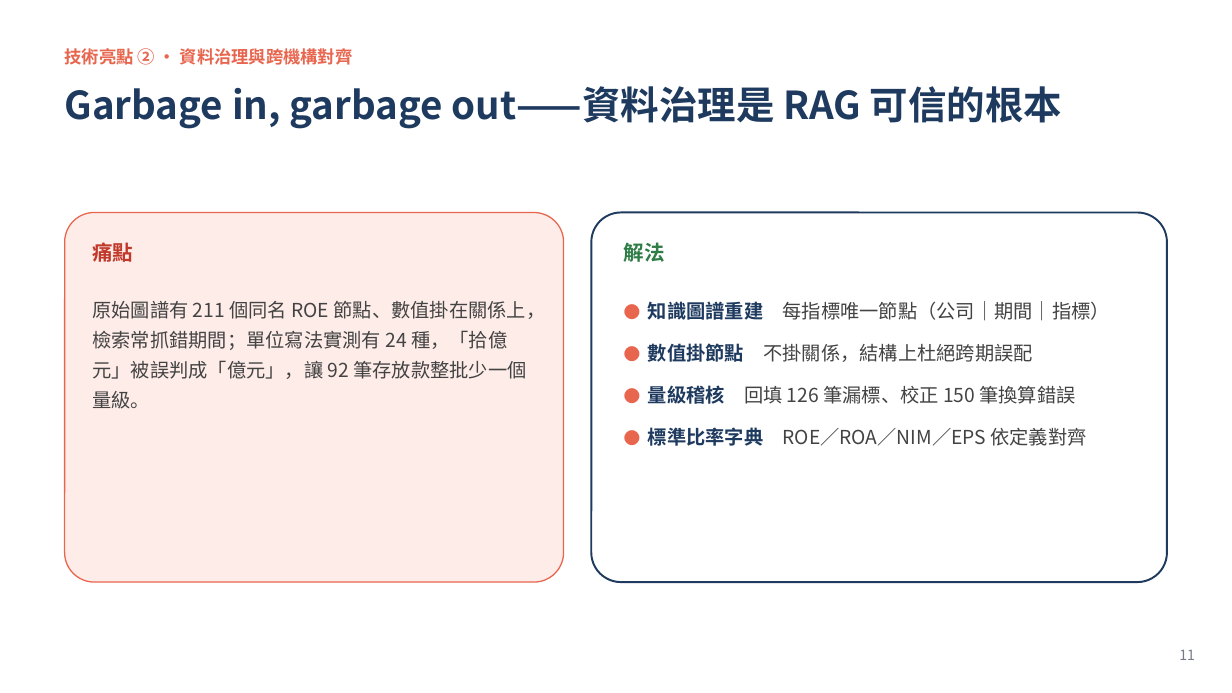
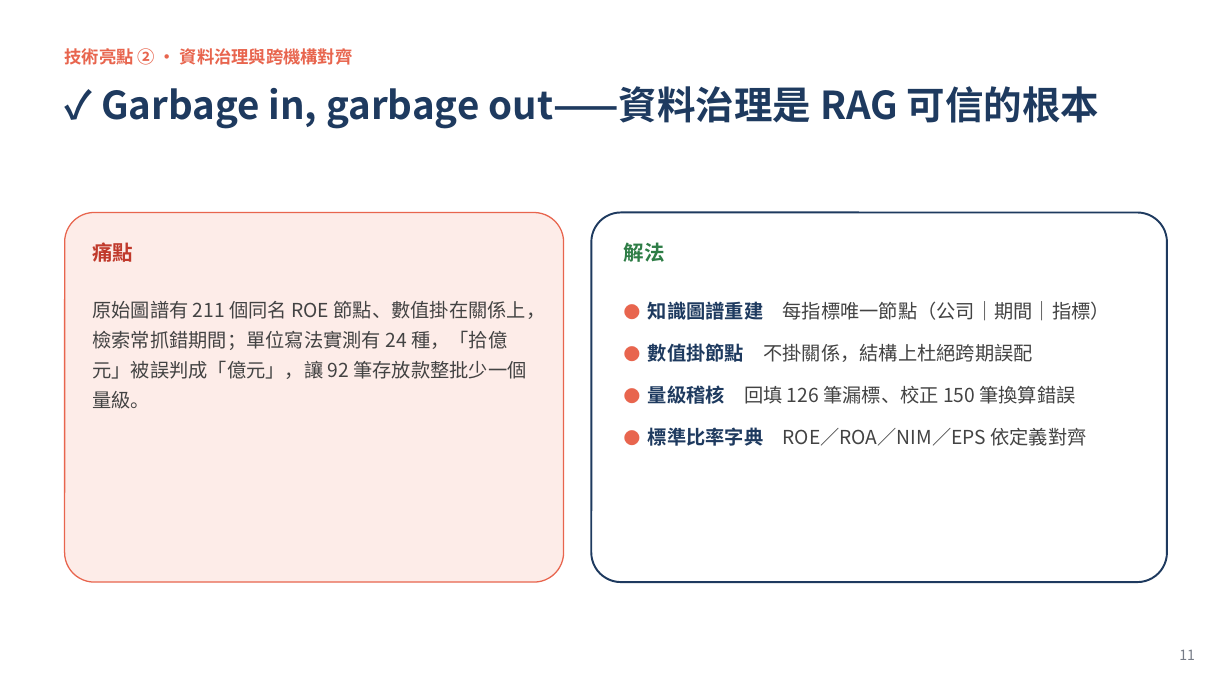
Before and after one commit to WangChiaChen/hybrid-rag-project, a slide deck: slide 13 of 簡報與文件/比賽簡報_升級版.pptx. Drawn at 1232x693 pixels with LibreOffice and Linux fonts; fonts in the diff are those of the drawing. Boxes give left, top, right and bottom in pixels: in the first picture for what was removed or moved away, otherwise in the second. Text is boxed around its words. In the diff, an @@ line names an element or a change of style, - is before the commit and + after.

```diff
--- a/簡報與文件/比賽簡報_升級版.pptx
+++ b/簡報與文件/比賽簡報_升級版.pptx
@@ text at (101, 86, 1099, 129): text changed @@
-Garbage in, garbage out——資料治理是 RAG 可信的根本
+✓ Garbage in, garbage out——資料治理是 RAG 可信的根本
```
Also in this commit, not shown: 17 other slides changed, 2 other files.
